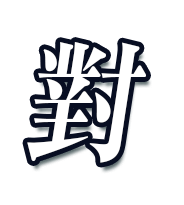
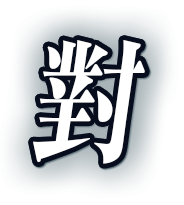
Revision of a layered 184px x 205px image; what changed, layer by layer:
painted on "對" over [left=27, top=40, right=146, bottom=164]
added layer "對 拷貝 2" above "圖層 1" over [left=1, top=7, right=176, bottom=196]
